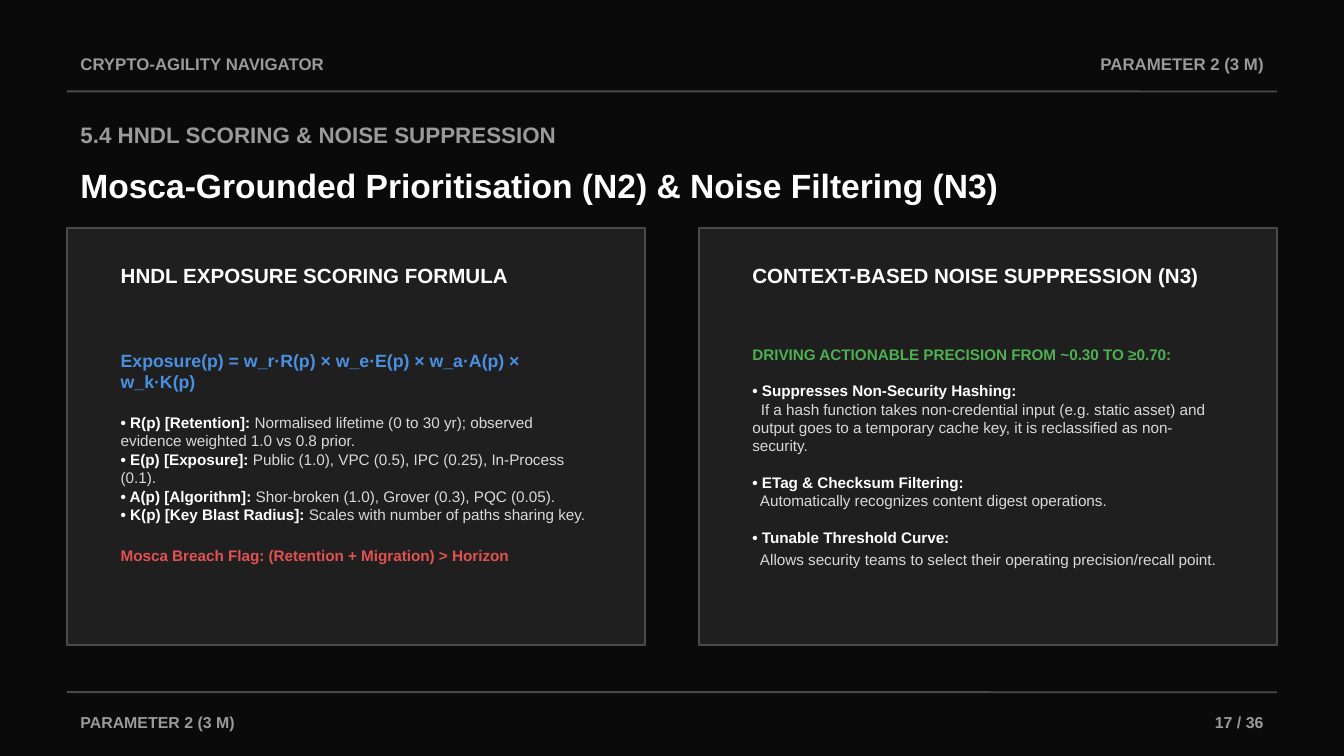
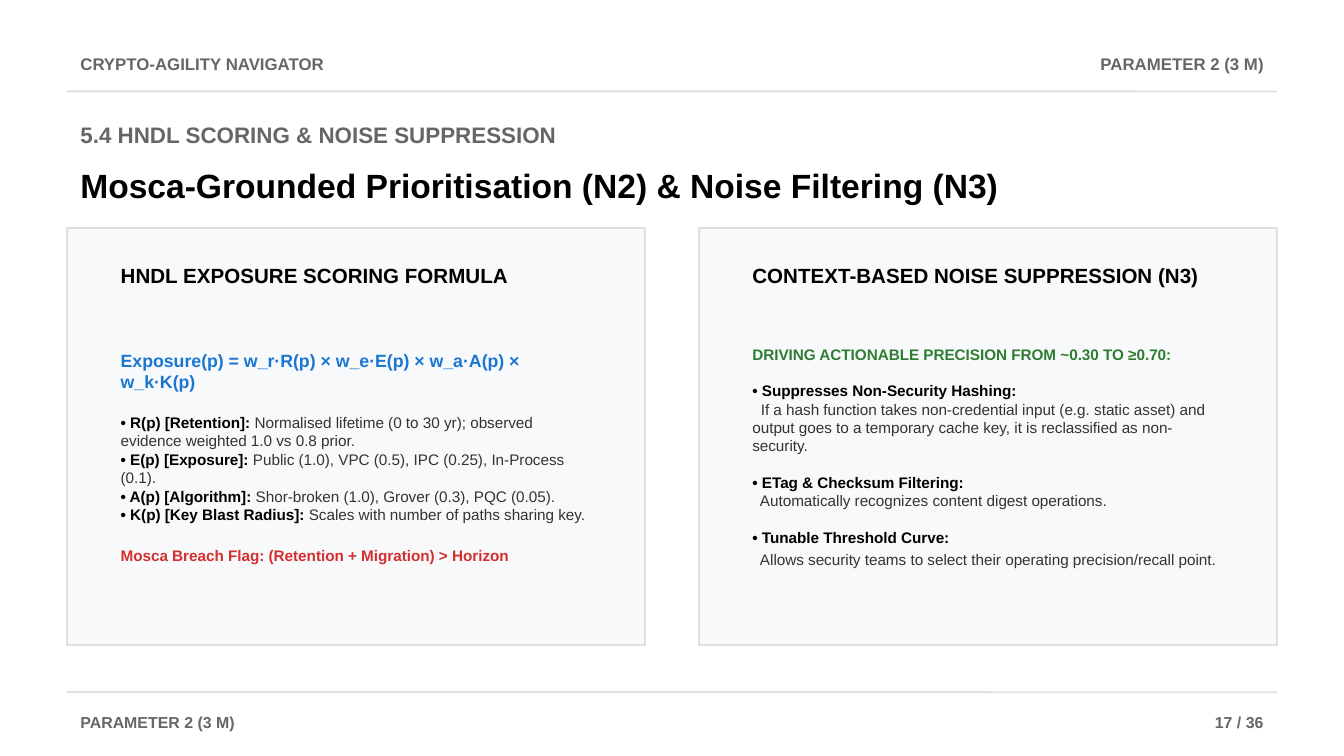
Before and after one commit to AviDhandhania/IDP-Project, a slide deck: slide 17 of Crypto-Agility_Navigator_Review2.pptx. Drawn at 1344x756 pixels with LibreOffice and Linux fonts; fonts in the diff are those of the drawing. Boxes give left, top, right and bottom in pixels: in the first picture for what was removed or moved away, otherwise in the second. Text is boxed around its words. In the diff, an @@ line names an element or a change of style, - is before the commit and + after.

Commit message:
Migrate PPTX to light theme

```diff
--- a/Crypto-Agility_Navigator_Review2.pptx
+++ b/Crypto-Agility_Navigator_Review2.pptx
@@ background #0A0A0A to #FFFFFF @@
@@ line (67, 91) - (1277, 91): stroke #4A4A4A 1 pt to #E0E0E0 1 pt @@
@@ rectangle at <box>67,228,645,645</box>: fill #1F1F1F to #F8F9FA; outline #4A4A4A 1 pt to #E0E0E0 1 pt @@
@@ rectangle at <box>699,228,1277,645</box>: fill #1F1F1F to #F8F9FA; outline #4A4A4A 1 pt to #E0E0E0 1 pt @@
@@ text colour #FFFFFF to #000000 in 3 elements at <box>80,173,998,204</box>, <box>121,268,508,284</box>, <box>752,268,1198,288</box> @@
@@ text "Exposure(p) = w_r·R(p) × w_e·E(p) ..." at <box>121,354,585,564</box>: text colour #4A90E2 to #1976D2 in "Exposure(p) = w_r·R(p) × w_e·E(p) × w_a·A(p) ..."; text colour #FFFFFF to #000000 in "• R(p) [Retention]: • E(p) [Exposure]: • ..."; text colour #D9D9D9 to #333333 in "Normalised lifetime (0 to 30 yr); observed ..."; text colour #E05252 to #D32F2F in "Mosca Breach Flag: (Retention + Migration) > ..." @@
@@ text "DRIVING ACTIONABLE PRECISION FROM ~0.30 ..." at <box>752,349,1216,568</box>: text colour #4EAF51 to #2E7D32 in "DRIVING ACTIONABLE PRECISION FROM ~0.30 TO ≥0.70:"; text colour #FFFFFF to #000000 in "• Suppresses Non-Security Hashing: • ETag & ..."; text colour #D9D9D9 to #333333 in "If a hash function takes non-credential input ..." @@
@@ line (67, 692) - (1277, 692): stroke #4A4A4A 1 pt to #E0E0E0 1 pt @@
@@ text colour #9A9A9A to #666666 in 5 elements at <box>80,58,324,70</box>, <box>1100,58,1264,74</box>, <box>80,127,556,143</box>, <box>80,716,235,732</box>, <box>1215,717,1264,728</box> @@
```
Also in this commit, not shown: 35 other slides changed, 2 other files.
